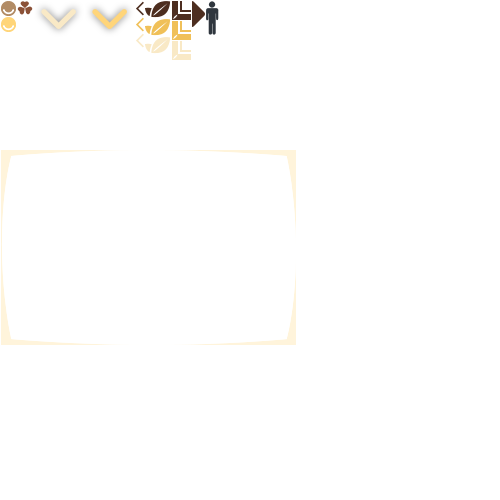
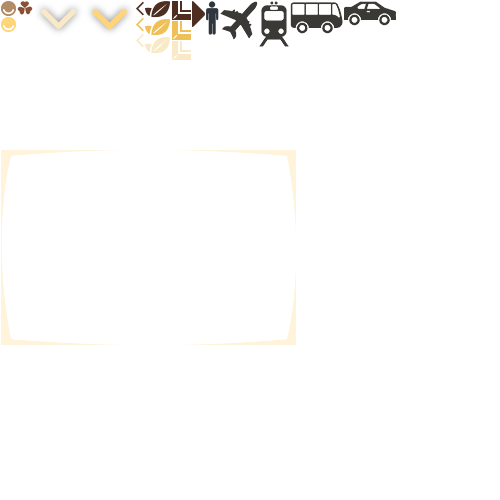
Comparing the layer stacks of the two 500 x 500 images. Changes:
added layer "car" above "bus" over [344, 1, 396, 26]
added layer "bus" above "train" over [290, 2, 343, 34]
added layer "train" above "airplane" over [259, 1, 289, 47]
added layer "airplane" above "man" over [220, 1, 258, 40]
